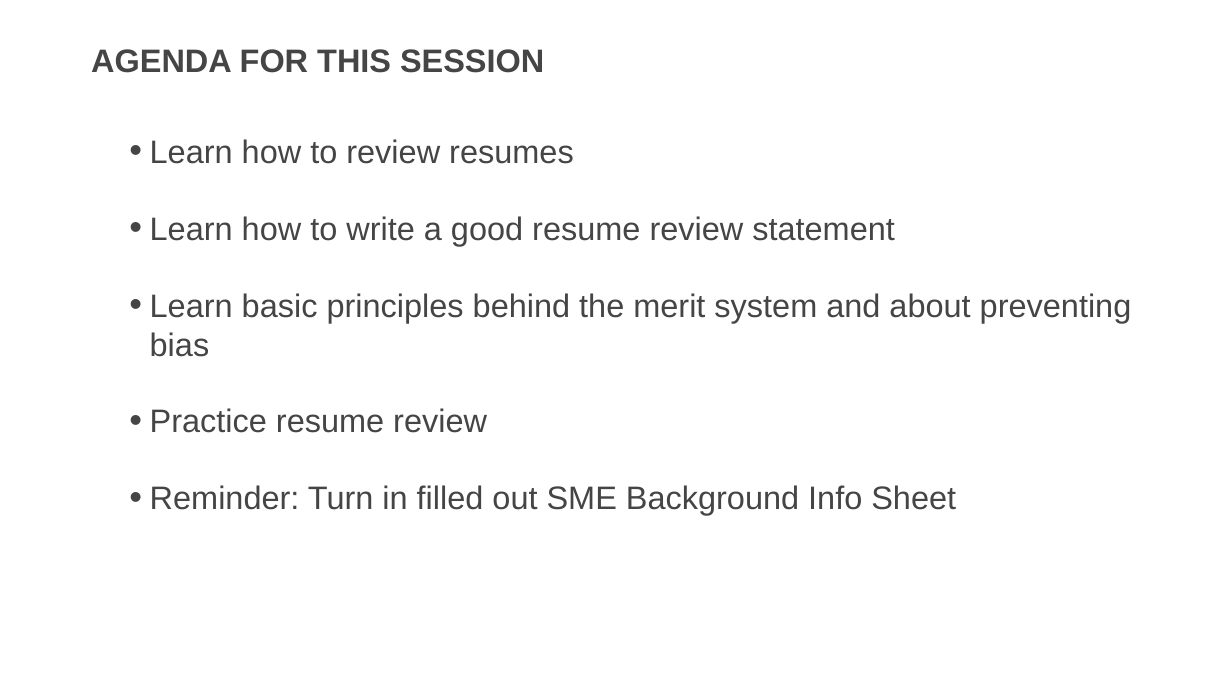
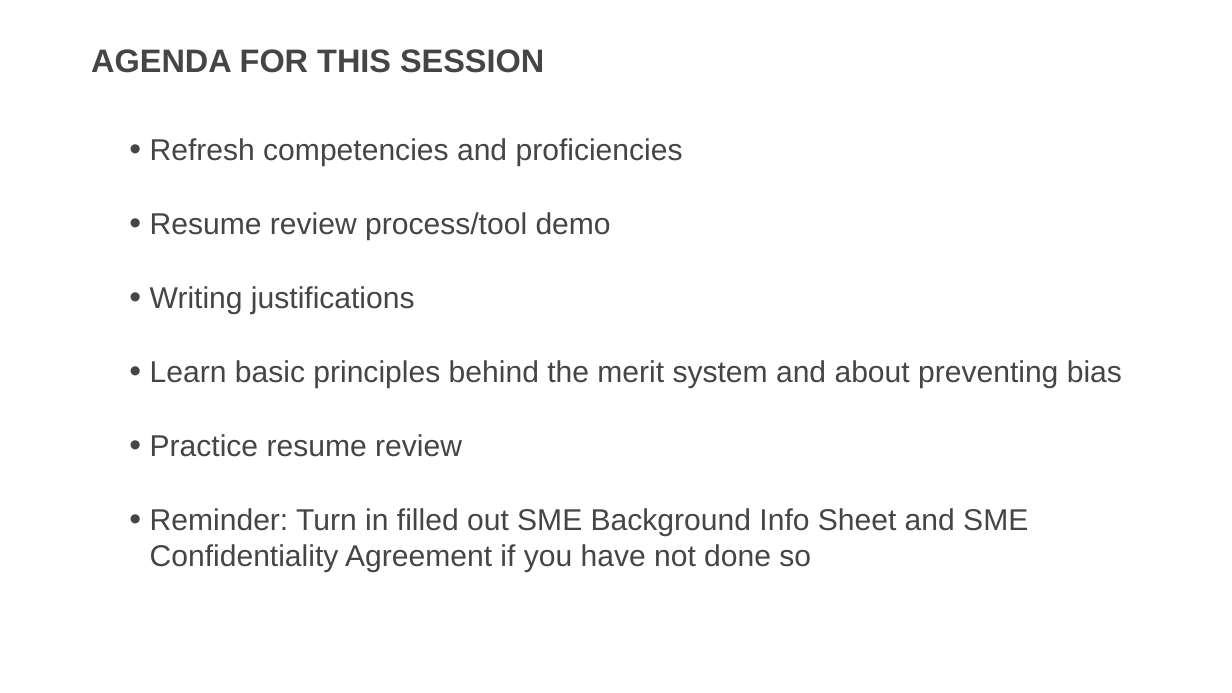
Before and after one commit to usds/SME-QA-Website, a slide deck: slide 4 of toolkit/reviewing-resumes/sme-training-resume-review.pptx (slide 3 before the commit). Drawn at 1232x693 pixels with LibreOffice and Linux fonts; fonts in the diff are those of the drawing. Boxes give left, top, right and bottom in pixels: in the first picture for what was removed or moved away, otherwise in the second. Text is boxed around its words. In the diff, an @@ line names an element or a change of style, - is before the commit and + after.

Commit message:
Update sme-training-resume-review.pptx
Update resume review template

```diff
--- a/toolkit/reviewing-resumes/sme-training-resume-review.pptx
+++ b/toolkit/reviewing-resumes/sme-training-resume-review.pptx
@@ text at (150,138,683,315): text changed; size 36 to 33.3 pt @@
-  • Learn how to review resumes
-  • Learn how to write a good resume review statement
+  • Refresh competencies and proficiencies
+  • Resume review process/tool demo
+  • Writing justifications
@@ text at (150,360,1122,457): size 36 to 33.3 pt in "Learn basic principles behind the merit system ...", "Practice resume review" @@
@@ text at (150,508,1028,573): text changed; size 36 to 33.3 pt @@
-  • Reminder: Turn in filled out SME Background Info Sheet
+  • Reminder: Turn in filled out SME Background Info Sheet and SME Confidentiality Agreement if you have not done so
```
Also in this commit, not shown: 20 other slides changed, 10 slides added, 2 slides removed.
